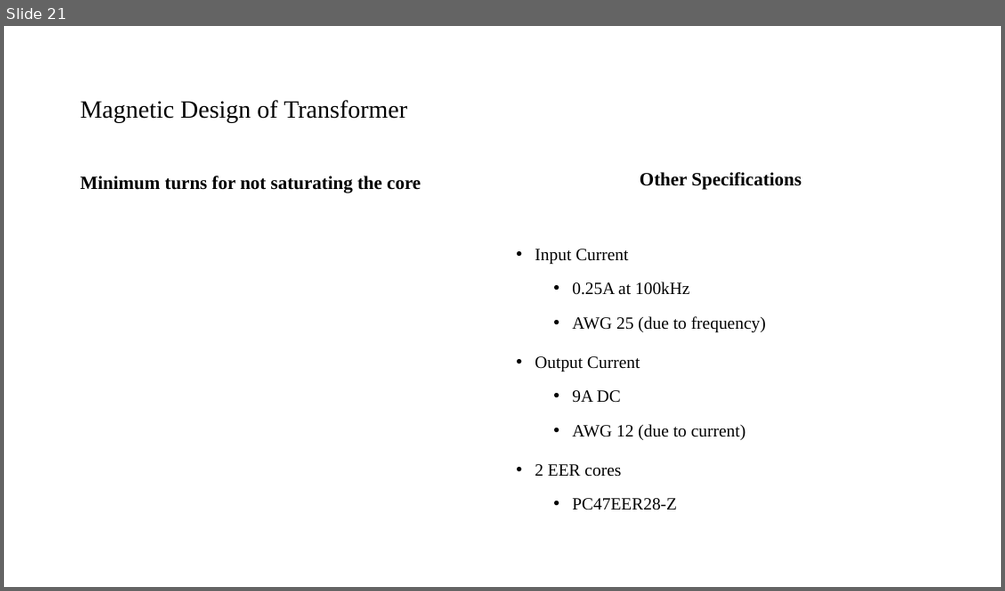
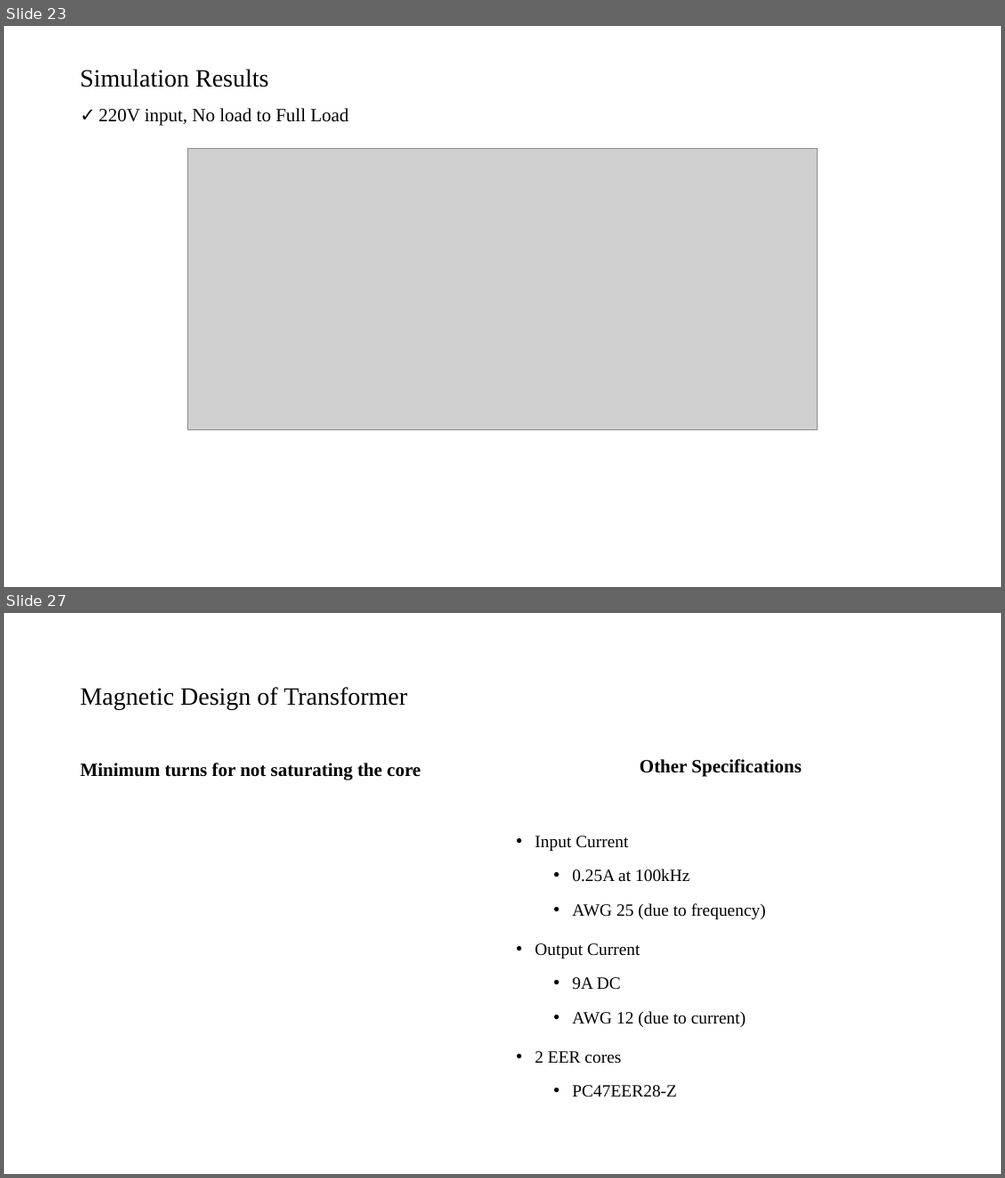
Before and after one commit to mustafayildz/EE464-Term-Project-, a slide deck: EE464_Proje_Sunu.pptx. Shown one above the other, each under a label of ours: slide 21 before the commit, slides 23 and 27 after it; the slides between them are not shown. The pictures are 1005x591 and 1005x1178 pixels, drawn with LibreOffice and Linux fonts; fonts in the diff are those of the drawing; grey boxes stand for pictures. Boxes give left, top, right and bottom in pixels: in the first picture for what was removed or moved away, otherwise in the second. Text is boxed around its words. In the diff, an @@ line names an element or a change of style, - is before the commit and + after.

```diff
--- a/EE464_Proje_Sunu.pptx
+++ b/EE464_Proje_Sunu.pptx
@@ slide 23 added at box(4, 26, 1001, 587), background #FFFFFF @@
@@ title added at box(80, 69, 268, 87), 24 pt, text #000000 @@
+Simulation Results
@@ text added at box(98, 108, 348, 126), 18 pt, text #000000 @@
+✓ 220V input, No load to Full Load
@@ picture added at box(188, 149, 817, 430) @@
@@ what was slide 21 is now slide 27 @@
```
Also in this commit, not shown: 5 other slides added.
